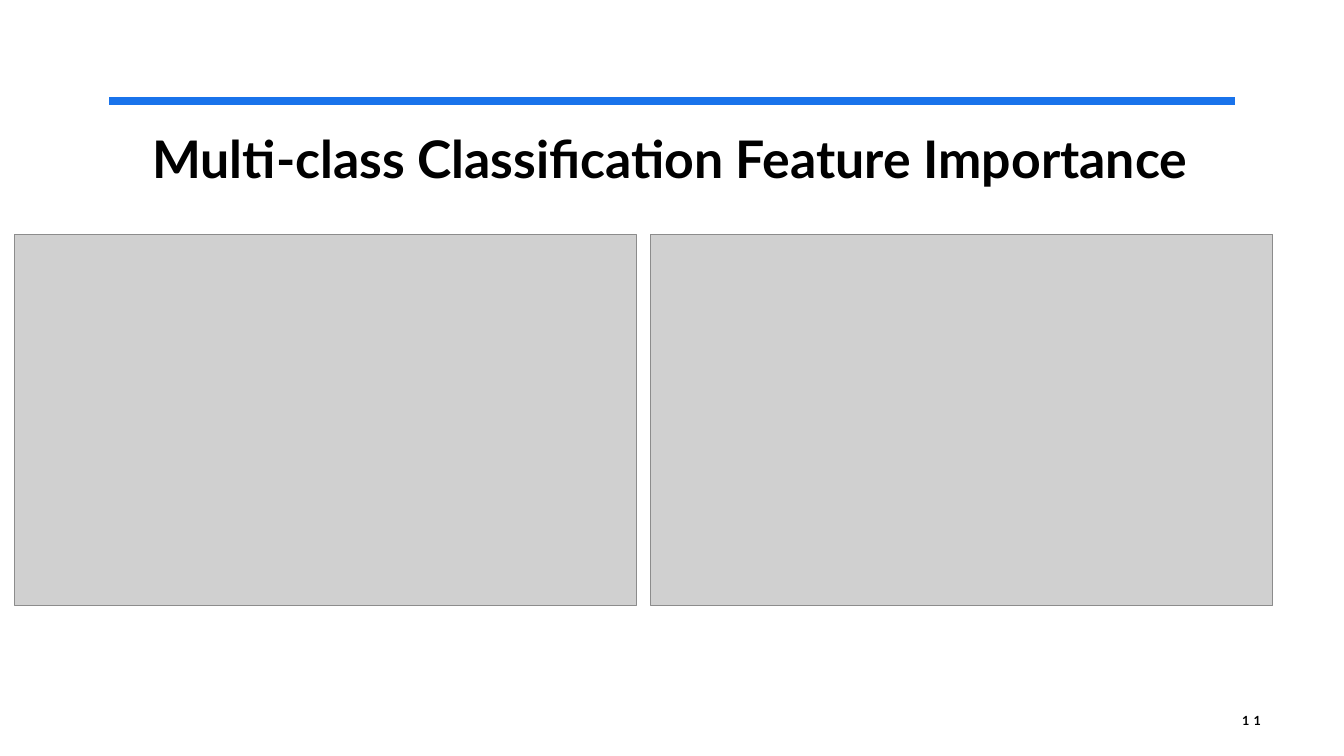
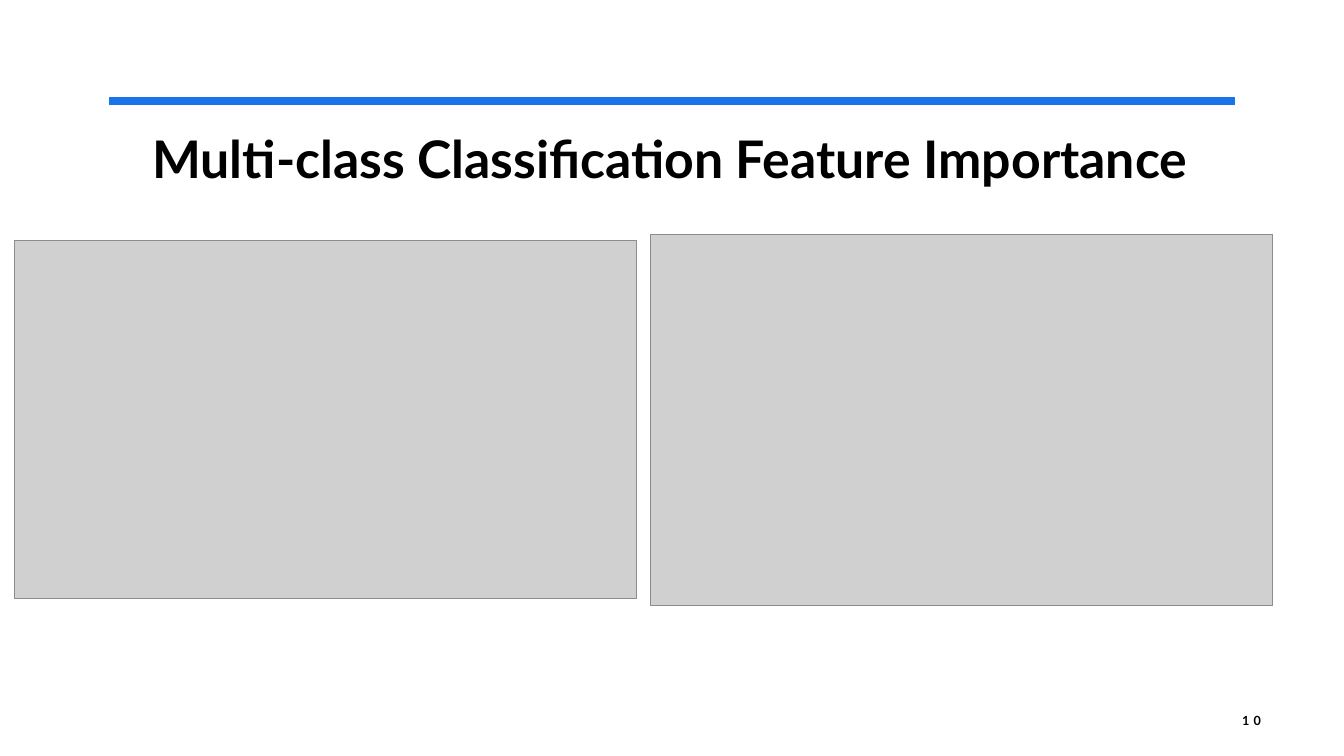
Before and after one commit to ChristufaY/data5322, a slide deck: slide 10 of hw1/slides.pptx (slide 11 before the commit). Drawn at 1344x756 pixels with LibreOffice and Linux fonts; fonts in the diff are those of the drawing; grey boxes stand for pictures. Boxes give left, top, right and bottom in pixels: in the first picture for what was removed or moved away, otherwise in the second. Text is boxed around its words. In the diff, an @@ line names an element or a change of style, - is before the commit and + after.

```diff
--- a/hw1/slides.pptx
+++ b/hw1/slides.pptx
@@ picture: place and size @@
-picture at box(14, 235, 636, 606)
+picture at box(14, 241, 636, 599)
@@ page number at box(1242, 715, 1261, 725): text changed @@
-11
+10
```
Also in this commit, not shown: 7 other slides changed, 1 slide added, 1 slide removed, 8 other files.
